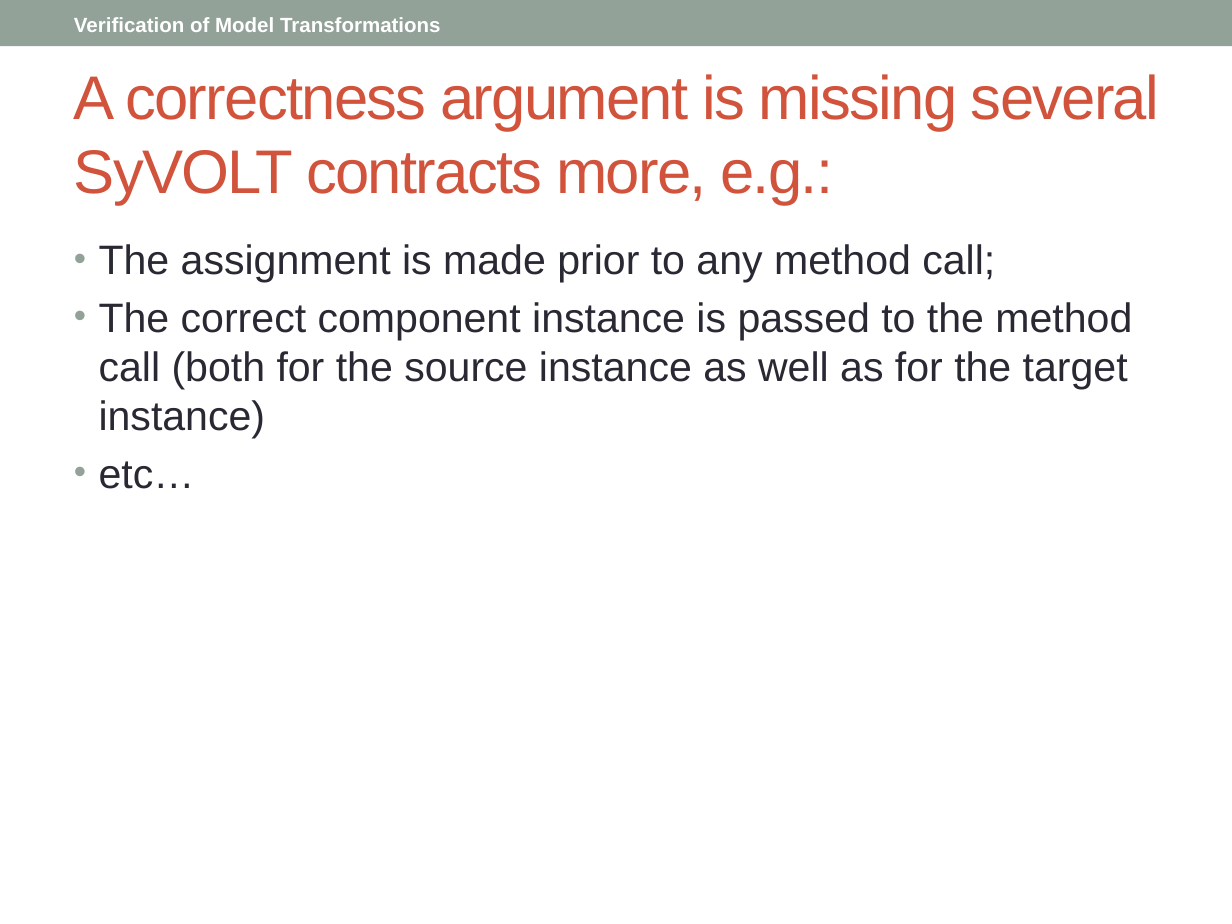
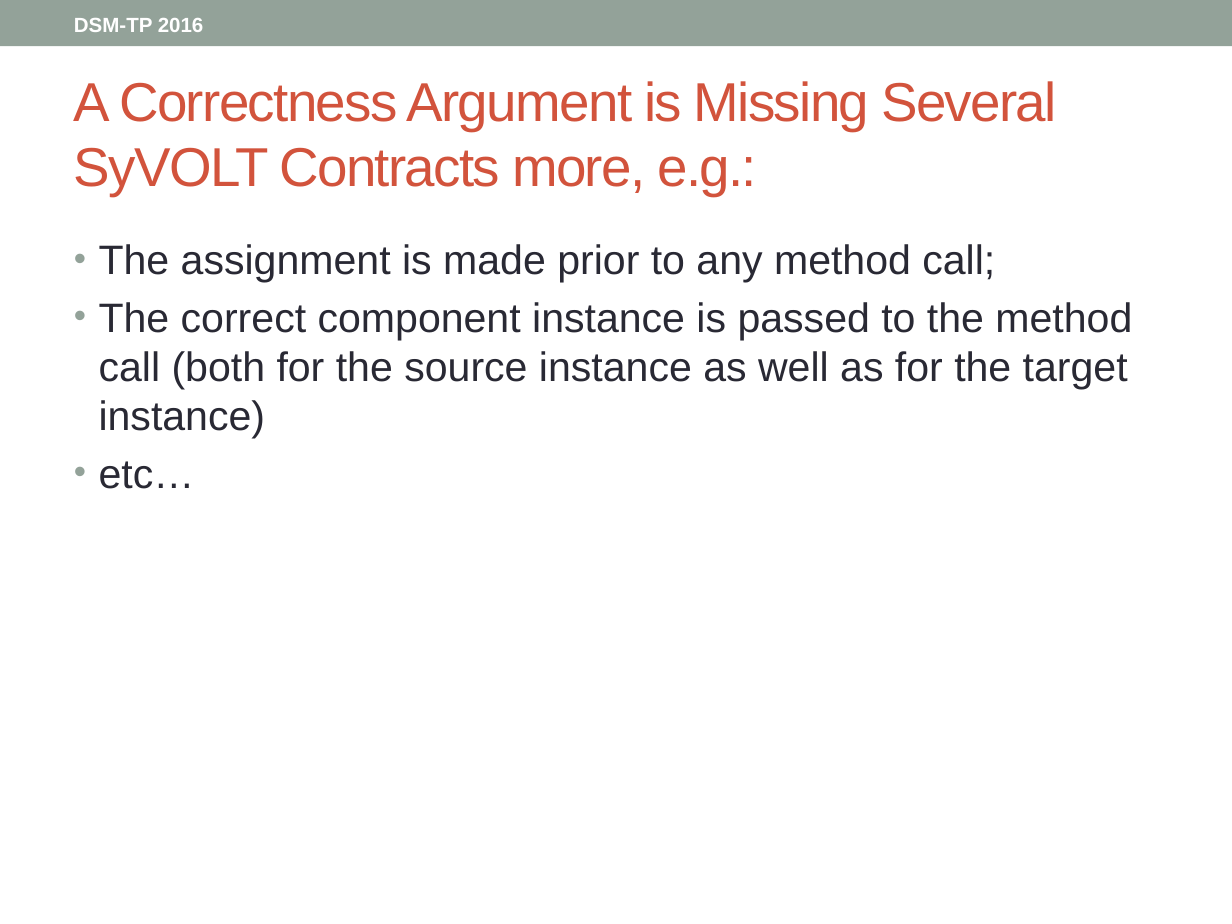
Before and after one commit to levilucio/SyVOLTDocuments, a slide deck: slide 20 of presentations/DSM-TP_2016.pptx (slide 16 before the commit). Drawn at 1232x924 pixels with LibreOffice and Linux fonts; fonts in the diff are those of the drawing. Boxes give left, top, right and bottom in pixels: in the first picture for what was removed or moved away, otherwise in the second. Text is boxed around its words. In the diff, an @@ line names an element or a change of style, - is before the commit and + after.

```diff
--- a/presentations/DSM-TP_2016.pptx
+++ b/presentations/DSM-TP_2016.pptx
@@ text at <box>74,18,204,32</box>: text changed @@
-Verification of Model Transformations
+DSM-TP 2016
@@ title at <box>74,81,1057,196</box>: text changed; size 36 to 32 pt @@
-A correctness argument is missing several SyVOLT contracts more, e.g.:
+A Correctness Argument is Missing Several SyVOLT Contracts more, e.g.:
```
Also in this commit, not shown: 25 other slides changed, 8 slides added.
